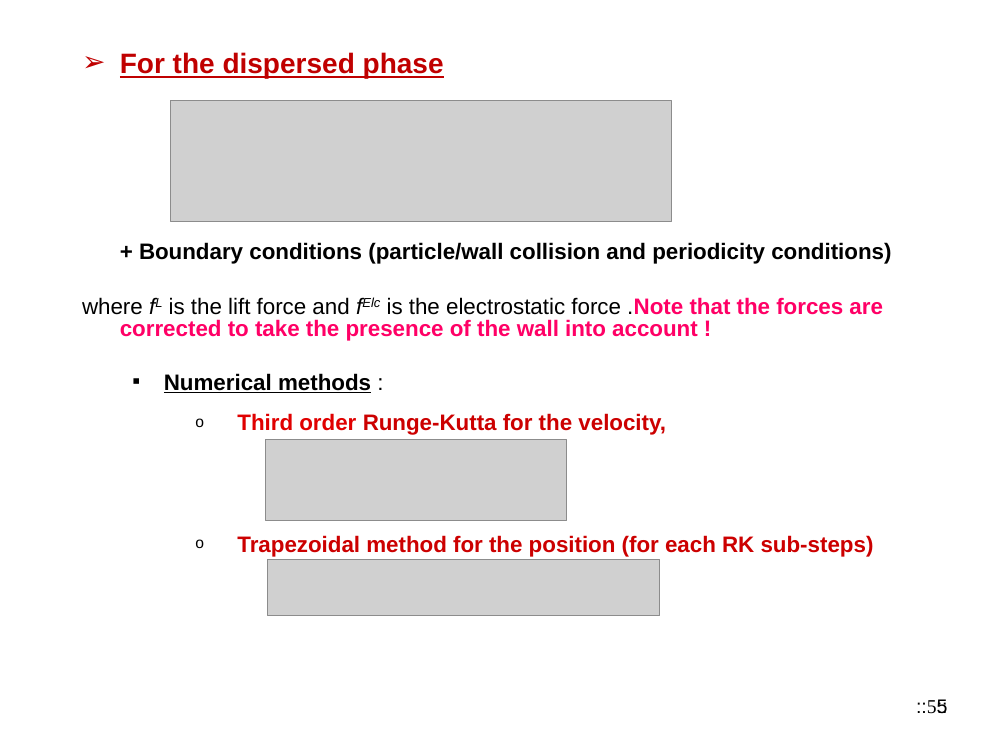
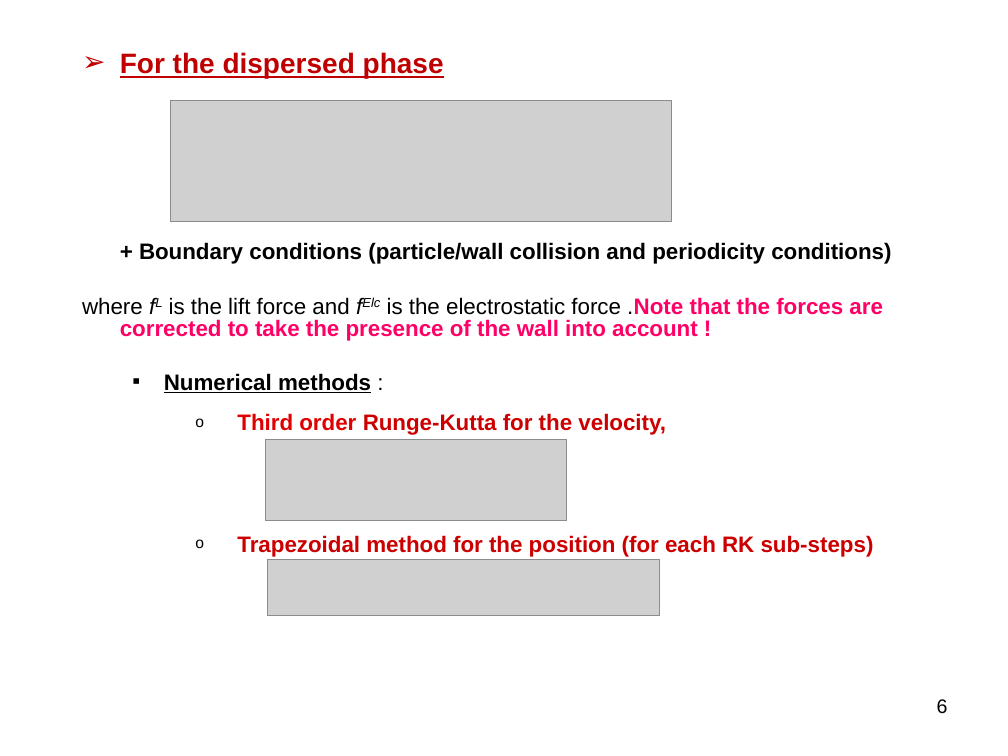
Before and after one commit to markus-abel/parpar, a slide deck: slide 6 of Suivi_lagrangien.ppt (slide 5 before the commit). Drawn at 1008x756 pixels with LibreOffice and Linux fonts; fonts in the diff are those of the drawing; grey boxes stand for pictures. Boxes give left, top, right and bottom in pixels: in the first picture for what was removed or moved away, otherwise in the second. Text is boxed around its words. In the diff, an @@ line names an element or a change of style, - is before the commit and + after.

```diff
--- a/Suivi_lagrangien.ppt
+++ b/Suivi_lagrangien.ppt
@@ page number removed at <box>916,699,948,714</box> @@
-5
@@ page number at <box>937,699,948,714</box>: text changed @@
-::5::
+6
```
Also in this commit, not shown: 6 other slides changed, 9 slides added.
